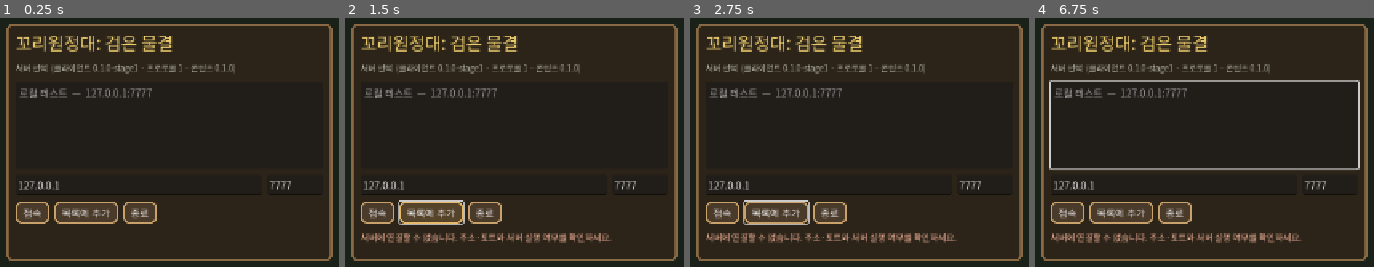
Above: before the commit, frames 1-4 (left to right).
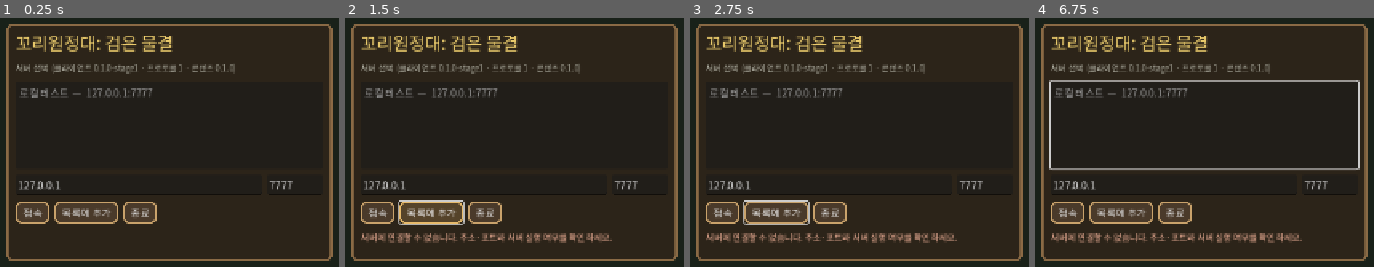
Above: after the commit, the same moments.

Repository: oks9924/Beaver-RPG
Game: Godot game, scene res://main.tscn
The game is run twice, just before and just after one commit, with the same random seed, the same clock (stepped at 60 frames per second) and the same inputs.
Inputs (mouse positions are in pixels of both pictures, inside the frame that each line leads up to):
- Up to frame 1 (0.25 s): no input
- Up to frame 2 (1.5 s): click "접속" at 0.5 s; click "목록에 추가" at 1.25 s
- Up to frame 3 (2.75 s): tap Enter (chat) at 2 s; move the mouse to (outside the picture) at 2.02 s; press the mouse at (outside the picture) at 2.03 s; hold D (move_right) from 2.03 s (still down)
- Up to frame 4 (6.75 s): tap Space (dodge) at 2.75, 4.25, 4.35, 5.75 s; move the mouse to (1045, 164) at 2.77 s; release D (move_right) at 2.78 s; release the mouse at (1045, 164) at 2.78 s; hold S (move_down) 2.78-3.53 s; tap B (build) at 2.85 s; tap Enter (chat) at 3.5, 5 s; move the mouse to (1282, 42) at 3.52 s; hold D (move_right) 3.53-4.28 s; hold Enter (chat) 3.53-4.28 s; move the mouse to (1163, 232) at 4.27 s; hold W (move_up) 4.28-5.03 s; click (1163, 232) at 4.42 s; move the mouse to (outside the picture) at 5.02 s; hold 1 (heal) 5.03-5.78 s; hold A (move_left) 5.03-6.53 s; move the mouse to (outside the picture) at 5.77 s; tap F (interact) at 5.85 s; move the mouse to (1245, 142) at 6.52 s; press the mouse at (1245, 142) at 6.53 s; hold S (move_down) from 6.53 s (still down)

The runs differ from the first frame. In frame 1, 0.9% of the frame differs, in the area x 8-87%, y 18-80%; in frame 2, 1.6%, in the area x 8-87%, y 18-91%; in frame 3, 1.6%; in frame 4, 1.6%.

Commit message:
Fix asset loading in exported builds; add export smoke test to CI
Exported packs contain only imported resources (.ctex/.fontdata/.sample), not the
source png/ttf/wav files. AssetRegistry only checked FileAccess, so every asset fell
back to the placeholder box on the Windows build. Resolve res:// paths through
ResourceLoader as well and prefer load() for imported resources.

tests/integration/run_export_smoke.sh copies the exported Linux server and client to
a temp dir outside the project and verifies the expedition loop plus asset/font/audio
loading; wired into the CI build job so this regression is caught before release.

Co-Authored-By: Claude Fable 5.1 <noreply@anthropic.com>
Claude-Session: https://claude.ai/code/session_01N8xJymo9FGyYVNv94d4Kf7

Diff:
--- a/assets/asset_registry.gd
+++ b/assets/asset_registry.gd
@@ -67,12 +67,20 @@
 		if FileAccess.file_exists(p):
 			return p
 	var fp: String = e.get("final_path", "")
-	if fp != "" and FileAccess.file_exists(fp):
+	if fp != "" and _exists(fp):
 		return fp
 	var pp: String = e.get("path", "")
-	if pp != "" and FileAccess.file_exists(pp):
+	if pp != "" and _exists(pp):
 		return pp
 	return ""
+
+
+## export 된 빌드에서는 원본 png/ttf/wav 가 아니라 import 된 리소스(.ctex/.fontdata/.sample)만 pck 에 들어간다.
+## 그래서 res:// 경로는 FileAccess 뿐 아니라 ResourceLoader 로도 존재 여부를 확인한다.
+func _exists(path: String) -> bool:
+	if FileAccess.file_exists(path):
+		return true
+	return path.begins_with("res://") and ResourceLoader.exists(path)
 
 
 func _ext_for(e: Dictionary) -> String:
@@ -90,7 +98,7 @@
 	if path != "":
 		if path.begins_with("res://") and ResourceLoader.exists(path, "Texture2D"):
 			tex = load(path) as Texture2D
-		if tex == null:
+		if tex == null and FileAccess.file_exists(path):
 			var img := Image.new()
 			var err := img.load_png_from_buffer(FileAccess.get_file_as_bytes(path))
 			if err == OK:
@@ -139,9 +147,12 @@
 	var path := resolve_path(id)
 	var font: Font = null
 	if path != "":
-		var ff := FontFile.new()
-		if ff.load_dynamic_font(path) == OK:
-			font = ff
+		if path.begins_with("res://") and ResourceLoader.exists(path, "Font"):
+			font = load(path) as Font
+		if font == null:
+			var ff := FontFile.new()
+			if ff.load_dynamic_font(path) == OK:
+				font = ff
 	if font == null:
 		push_warning("[AssetRegistry] font fallback for '%s'" % id)
 		font = ThemeDB.fallback_font
@@ -154,10 +165,10 @@
 		return _audio_cache[id]
 	var path := resolve_path(id)
 	var stream: AudioStream = null
-	if path != "" and path.ends_with(".wav"):
+	if path != "":
 		if path.begins_with("res://") and ResourceLoader.exists(path, "AudioStream"):
 			stream = load(path) as AudioStream
-		if stream == null:
+		if stream == null and path.ends_with(".wav") and FileAccess.file_exists(path):
 			stream = AudioStreamWAV.load_from_file(path)
 	if stream == null and not missing_ids.has(id):
 		missing_ids.append(id)
Not shown, added: assets/placeholders/prop_hub_memory_tree.png.import
Not shown, added: docs/screenshots/hub.png.import
Not shown, added: docs/screenshots/login.png.import
Not shown, added: docs/screenshots/result.png.import
Not shown, added: docs/screenshots/room_combat.png.import
Not shown, changed: .github/workflows/build.yml
Not shown, changed: docs/verification.md
Not shown, added: tests/integration/run_export_smoke.sh
